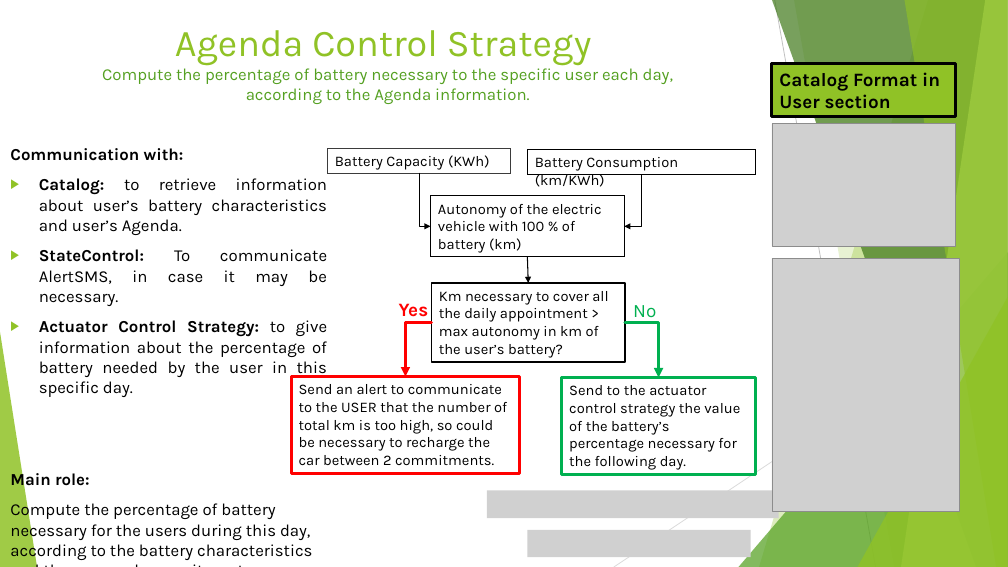
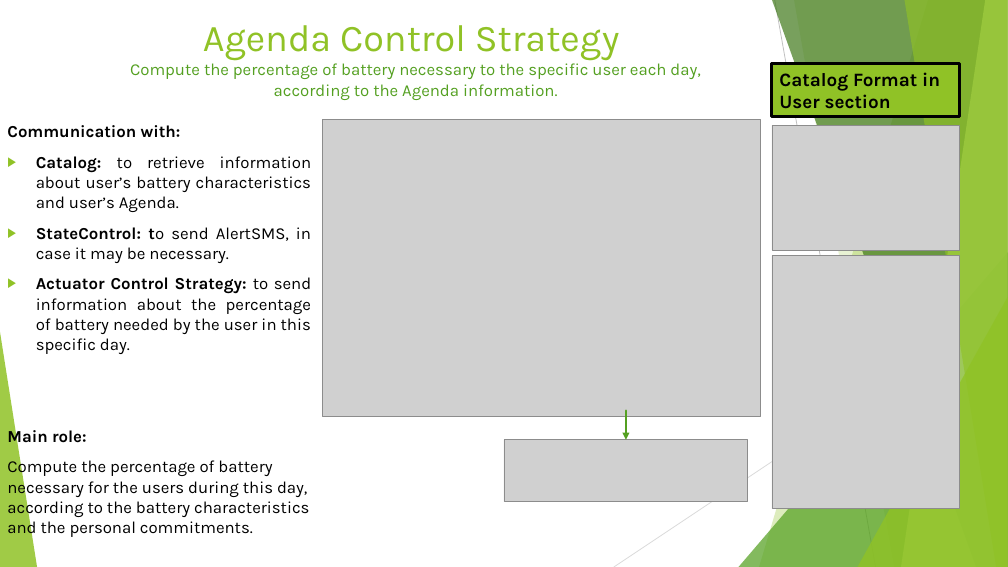
Before and after one commit to annageraci/Battery_Charger_Smart, a slide deck: slide 9 of Materiale Extra/Presentazione del progetto .pptx. Drawn at 1008x567 pixels with LibreOffice and Linux fonts; fonts in the diff are those of the drawing; grey boxes stand for pictures. Boxes give left, top, right and bottom in pixels: in the first picture for what was removed or moved away, otherwise in the second. Text is boxed around its words. In the diff, an @@ line names an element or a change of style, - is before the commit and + after.

```diff
--- a/Materiale Extra/Presentazione del progetto .pptx
+++ b/Materiale Extra/Presentazione del progetto .pptx
@@ title "Agenda Control Strategy Compute the ...": place and size @@
-title "Agenda Control Strategy Compute the ..." at (102, 30, 673, 104)
+title "Agenda Control Strategy Compute the ..." at (130, 25, 700, 100)
@@ rectangle "Catalog Format in User section": place and size @@
-rectangle "Catalog Format in User section" at (772, 64, 956, 117)
+rectangle "Catalog Format in User section" at (772, 64, 960, 117)
@@ text "Communication with:": place and size @@
-text "Communication with:" at (10, 148, 328, 561)
+text "Communication with:" at (7, 125, 312, 538)
@@ picture added at (322, 119, 761, 417) @@
@@ rectangle removed at (327, 148, 511, 174) @@
-Battery Capacity (KWh)
@@ picture: place and size @@
-picture at (772, 124, 956, 247)
+picture at (772, 126, 960, 250)
@@ elbow arrow removed from (419, 173) to (431, 226) @@
@@ rectangle removed at (528, 150, 756, 175) @@
-Battery Consumption (km/KWh)
@@ elbow arrow removed from (641, 175) to (625, 226) @@
@@ rectangle removed at (431, 196, 625, 257) @@
-Autonomy of the electric vehicle with 100 % of battery (km)
@@ text at (36, 227, 311, 354): text changed @@
-▶ StateControl: To communicate AlertSMS, in case it may be necessary.
-▶ Actuator Control Strategy: to give information about the percentage of battery needed by the user in this specific day.
+▶ StateControl: to send AlertSMS, in case it may be necessary.
+▶ Actuator Control Strategy: to send information about the percentage of battery needed by the user in this specific day.
@@ arrow removed from (528, 257) to (529, 283) @@
@@ rectangle removed at (432, 283, 625, 361) @@
-Km necessary to cover all the daily appointment > max autonomy in km of the user’s battery?
@@ text removed at (399, 303, 429, 322) @@
-Yes
@@ elbow arrow removed from (432, 322) to (405, 377) @@
@@ elbow arrow removed from (625, 322) to (659, 377) @@
@@ text removed at (633, 305, 656, 323) @@
-No
@@ rectangle removed at (291, 377, 520, 473) @@
-Send an alert to communicate to the USER that the number of total km is too high, so could be necessary to recharge the car between 2 commitments.
@@ rectangle removed at (562, 377, 755, 474) @@
-Send to the actuator control strategy the value of the battery’s percentage necessary for the following day.
@@ arrow added from (626, 411) to (626, 440), #54A021 2.25 pt @@
@@ picture added at (504, 440, 749, 502) @@
@@ picture removed at (487, 491, 779, 519) @@
@@ picture removed at (528, 530, 751, 557) @@
```
Also in this commit, not shown: 1 other slide changed, 1 slide added, 1 slide removed, 2 other files.
